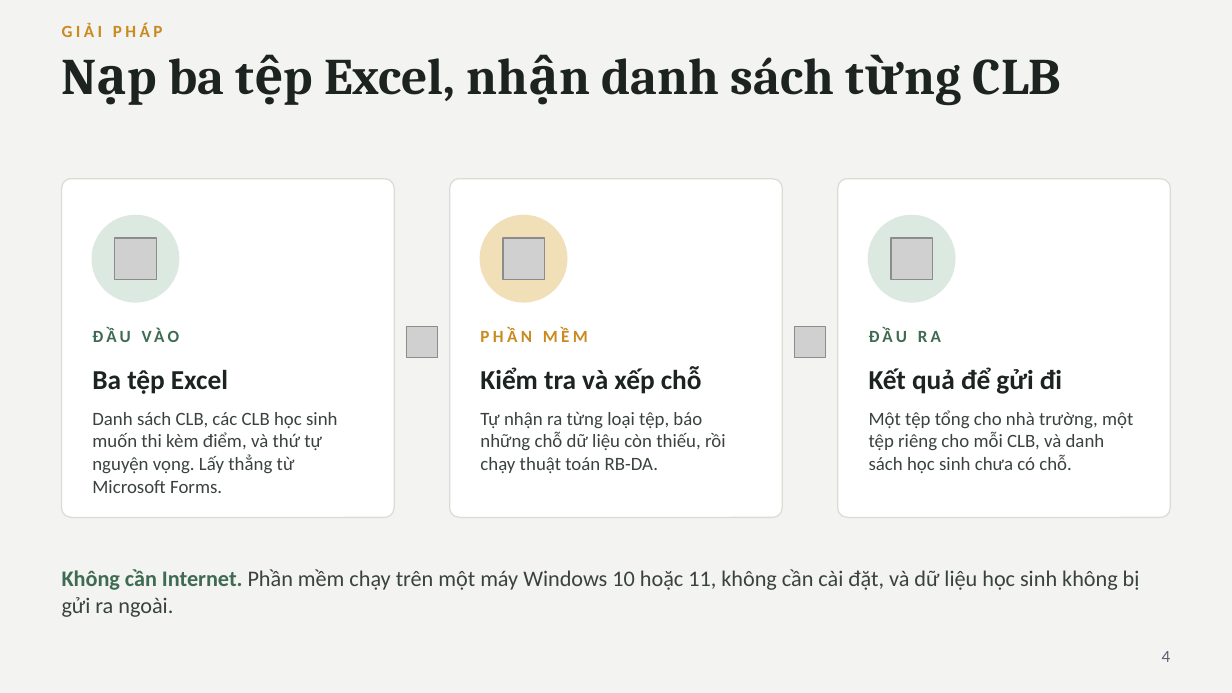
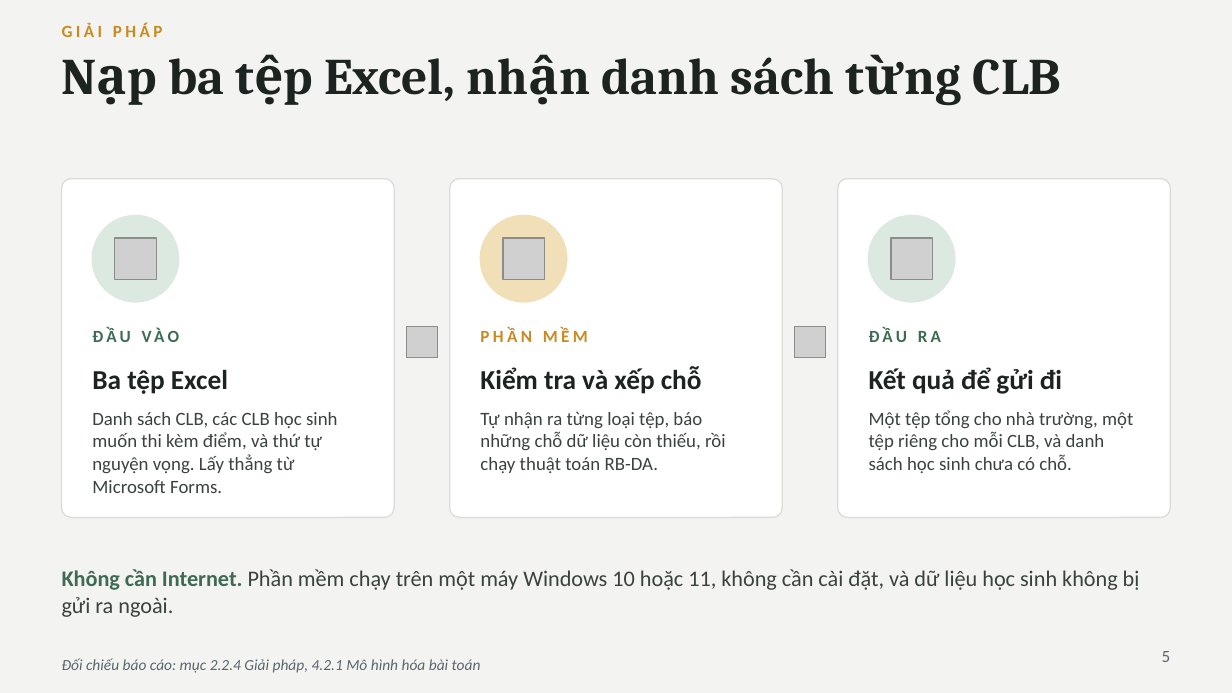
Before and after one commit to nguyenphanvantruong6969-arch/rbda-kiosk, a slide deck: slide 5 of TRINH_BAY_BAN_GIAM_HIEU.pptx (slide 4 before the commit). Drawn at 1232x693 pixels with LibreOffice and Linux fonts; fonts in the diff are those of the drawing; grey boxes stand for pictures. Boxes give left, top, right and bottom in pixels: in the first picture for what was removed or moved away, otherwise in the second. Text is boxed around its words. In the diff, an @@ line names an element or a change of style, - is before the commit and + after.

```diff
--- a/TRINH_BAY_BAN_GIAM_HIEU.pptx
+++ b/TRINH_BAY_BAN_GIAM_HIEU.pptx
@@ text added at (62,658,481,673), 9 pt, text #5B6570, italic @@
+Đối chiếu báo cáo: mục 2.2.4 Giải pháp, 4.2.1 Mô hình hóa bài toán
@@ text at (1162,651,1171,662): text changed @@
-4
+5
```
Also in this commit, not shown: 10 other slides changed, 2 slides added.
